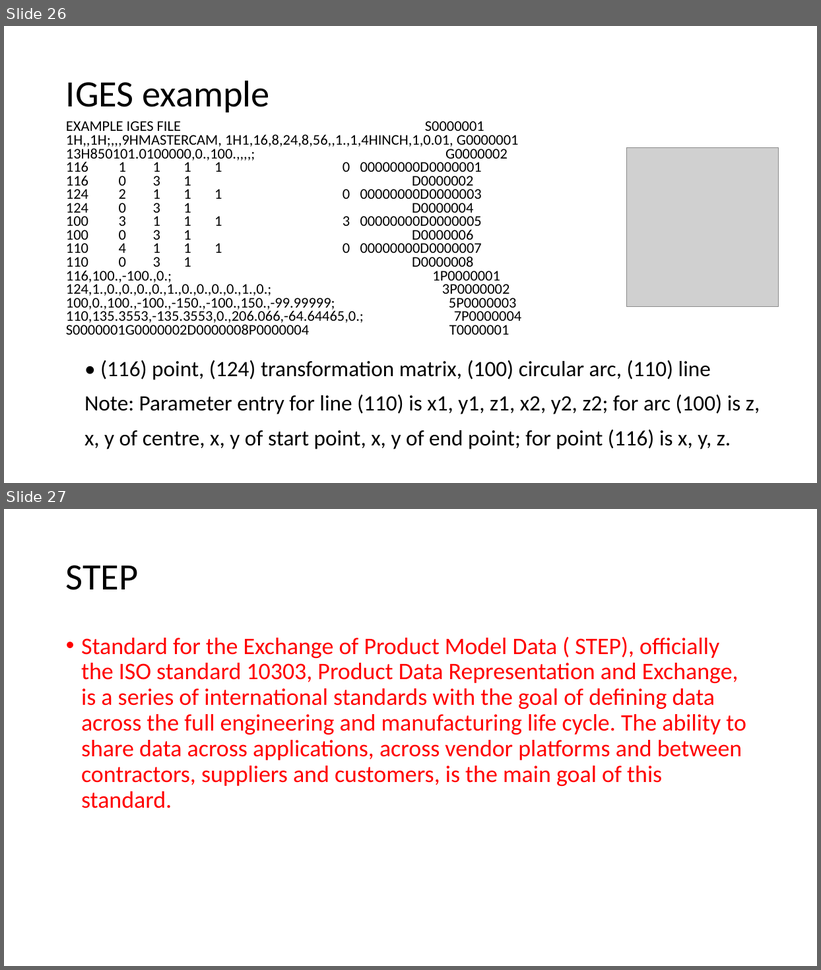
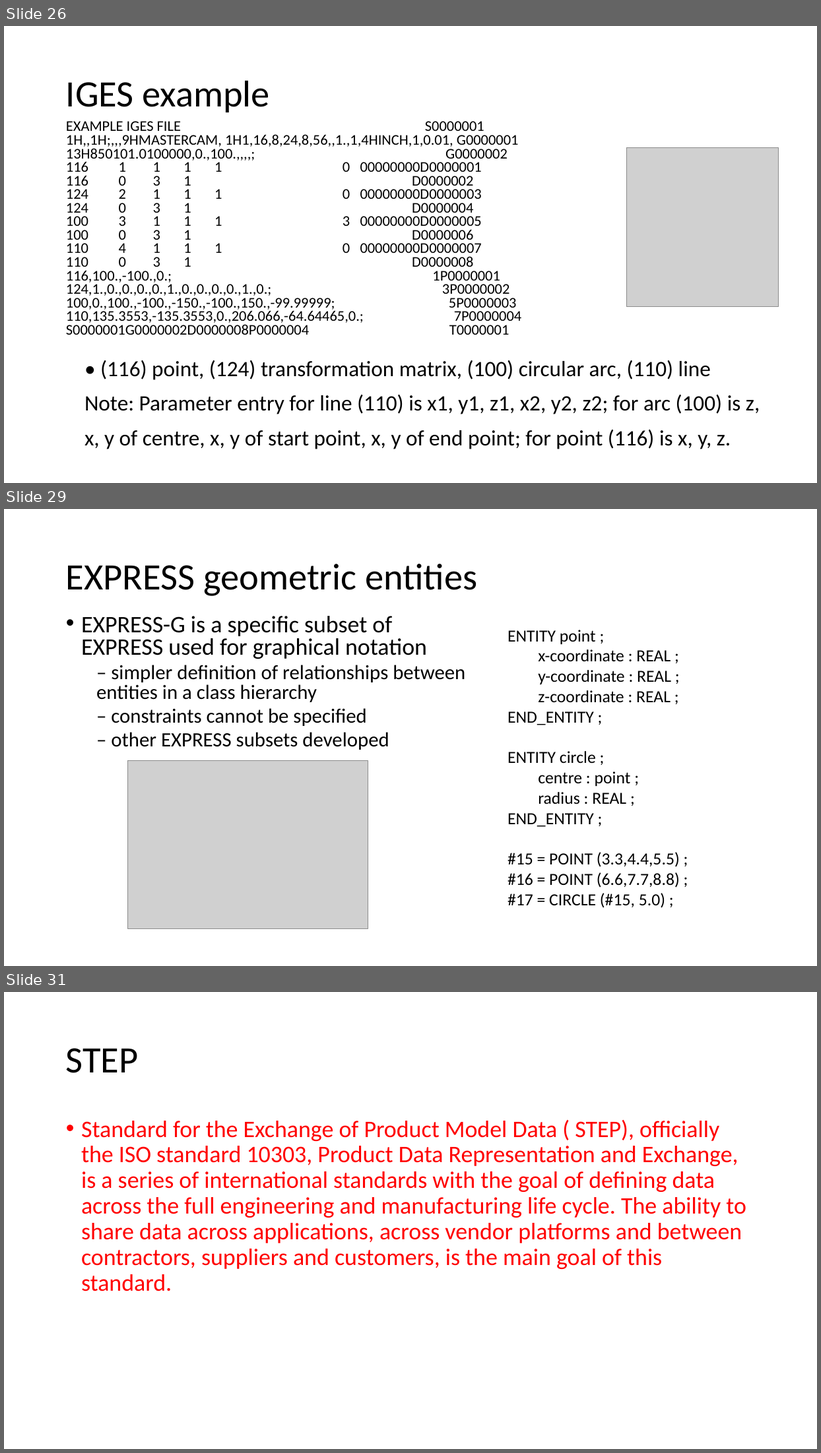
Before and after one commit to Jinny-Ching/cad_cam_course, a slide deck: CAD_CAM.pptx. Shown one above the other, each under a label of ours: slides 26 and 27 before the commit, slides 26, 29 and 31 after it; the slides between them are not shown. The pictures are 821x970 and 821x1453 pixels, drawn with LibreOffice and Linux fonts; fonts in the diff are those of the drawing; grey boxes stand for pictures. Boxes give left, top, right and bottom in pixels: in the first picture for what was removed or moved away, otherwise in the second. Text is boxed around its words. In the diff, an @@ line names an element or a change of style, - is before the commit and + after.

```diff
--- a/CAD_CAM.pptx
+++ b/CAD_CAM.pptx
@@ slide 29 added at [4,509,817,966], background #FFFFFF @@
@@ title added at [66,564,477,596], 44 pt, text #000000 @@
+EXPRESS geometric entities
@@ text added at [81,616,465,750], 24 pt, text #000000 @@
+• EXPRESS-G is a specific subset of EXPRESS used for graphical notation
+  – simpler definition of relationships between entities in a class hierarchy
+  – constraints cannot be specified
+  – other EXPRESS subsets developed
@@ text added at [508,630,680,908], 20 pt, text #000000 @@
+ENTITY point ;
+  x-coordinate : REAL ;
+  y-coordinate : REAL ;
+  z-coordinate : REAL ;
+END_ENTITY ;
+ENTITY circle ;
+  centre : point ;
+  radius : REAL ;
+END_ENTITY ;
+#15 = POINT (3.3,4.4,5.5) ;
+#16 = POINT (6.6,7.7,8.8) ;
+#17 = CIRCLE (#15, 5.0) ;
@@ picture added at [128,761,368,929] @@
@@ what was slide 27 is now slide 31 @@
```
Also in this commit, not shown: 1 slide changed, 4 other slides added.
